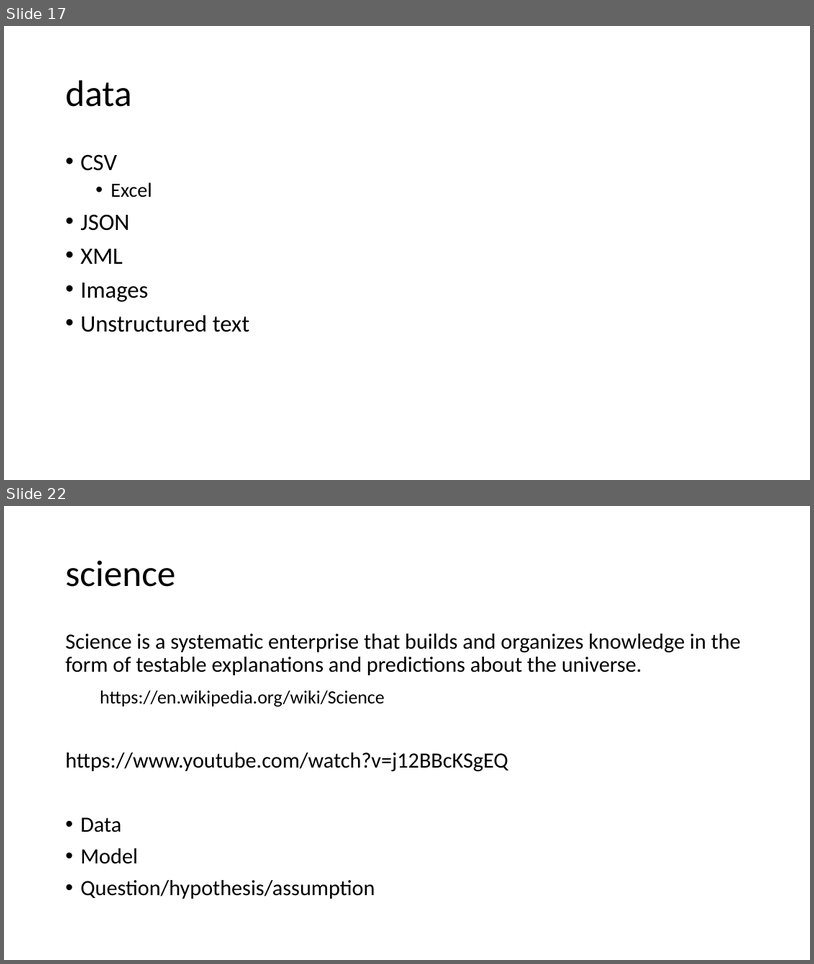
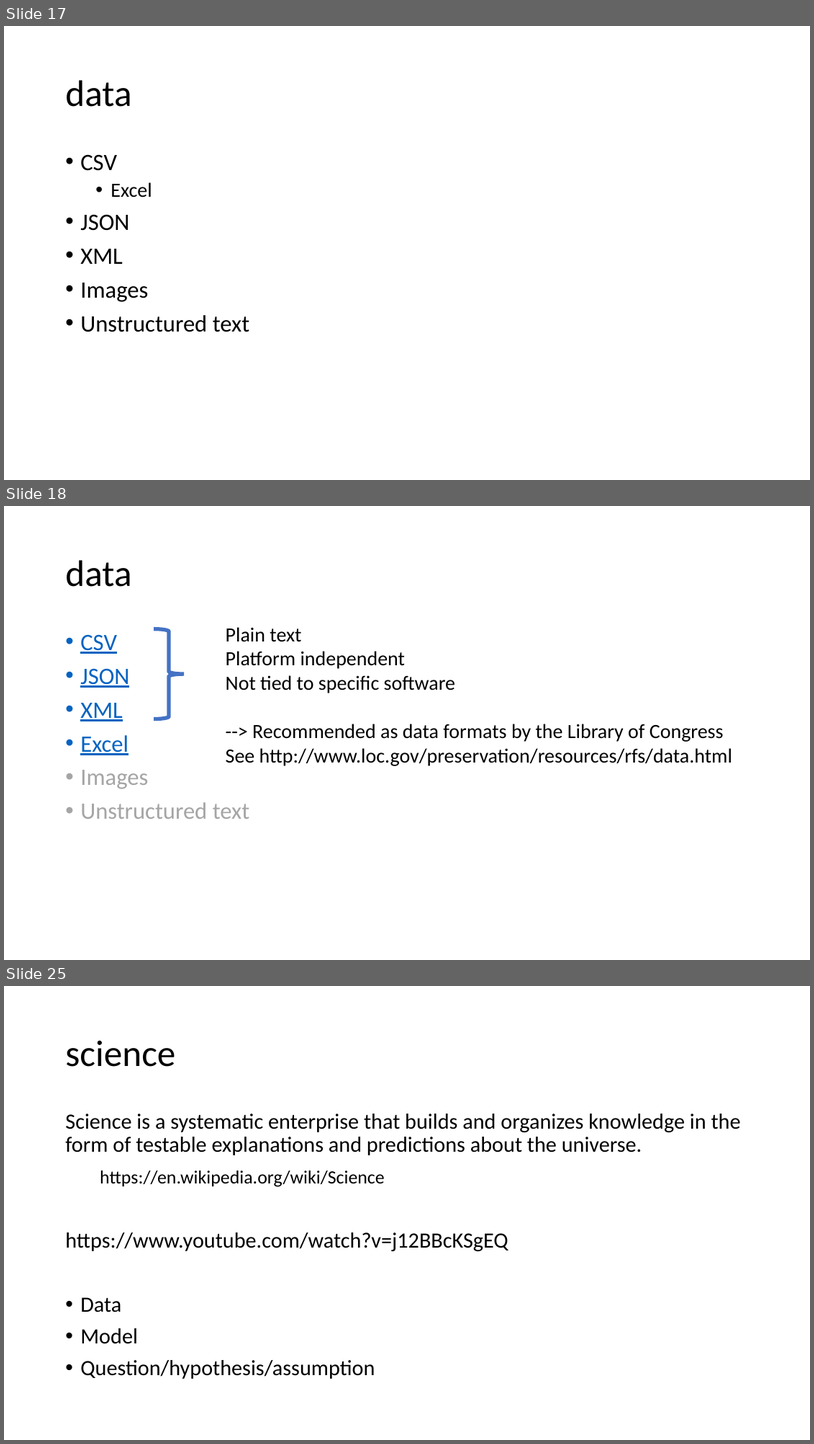
Before and after one commit to umbcdata601/fall2018, a slide deck: class_notes_1.pptx. Shown one above the other, each under a label of ours: slides 17 and 22 before the commit, slides 17, 18 and 25 after it; the slides between them are not shown. The pictures are 814x964 and 814x1444 pixels, drawn with LibreOffice and Linux fonts; fonts in the diff are those of the drawing. Boxes give left, top, right and bottom in pixels: in the first picture for what was removed or moved away, otherwise in the second. Text is boxed around its words. In the diff, an @@ line names an element or a change of style, - is before the commit and + after.

```diff
--- a/class_notes_1.pptx
+++ b/class_notes_1.pptx
@@ slide 18 added at [4, 506, 810, 960], background #FFFFFF @@
@@ title added at [65, 560, 131, 587], 44 pt, text #000000 @@
+data
@@ text added at [80, 634, 250, 818], 28 pt, text #A5A5A5 @@
+• CSV
+• JSON
+• XML
+• Excel
+• Images
+• Unstructured text
@@ right brace added at [154, 629, 184, 719], outline #4472C4 4.5 pt @@
@@ text added at [226, 627, 733, 766], 24 pt, text #000000 @@
+Plain text
+Platform independent
+Not tied to specific software
+--> Recommended as data formats by the Library of Congress
+See http://www.loc.gov/preservation/resources/rfs/data.html
@@ what was slide 22 is now slide 25 @@
```
Also in this commit, not shown: 6 slides changed, 3 other slides added, 1 other file.
